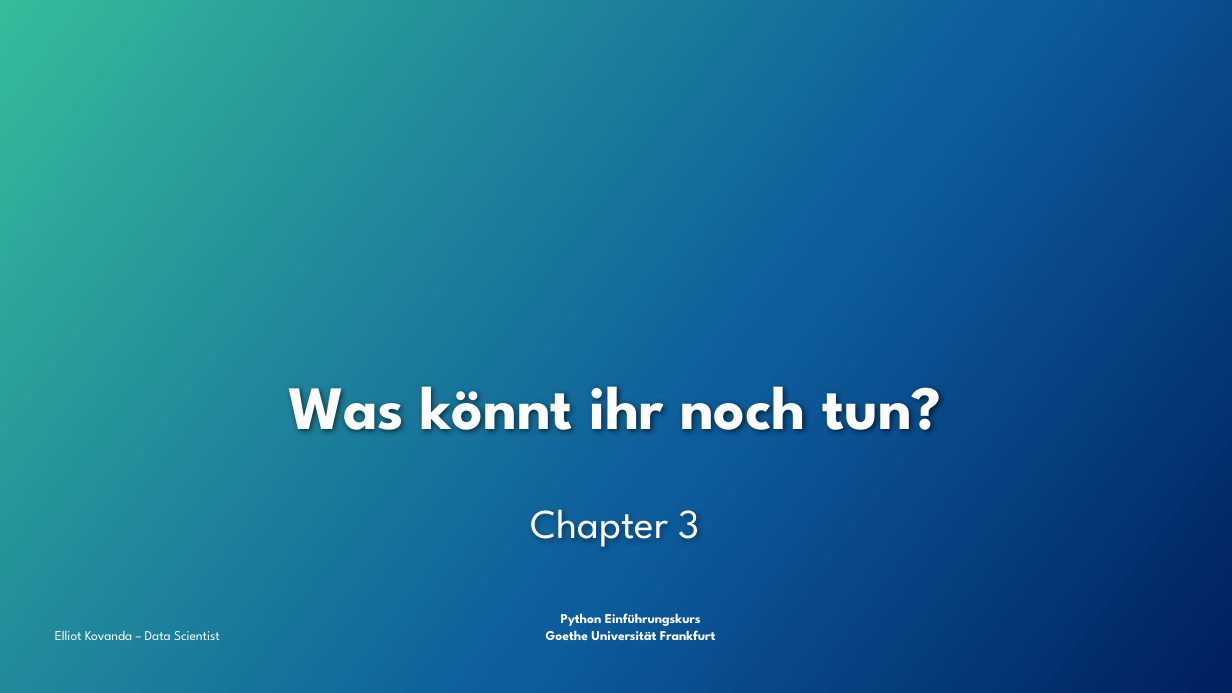
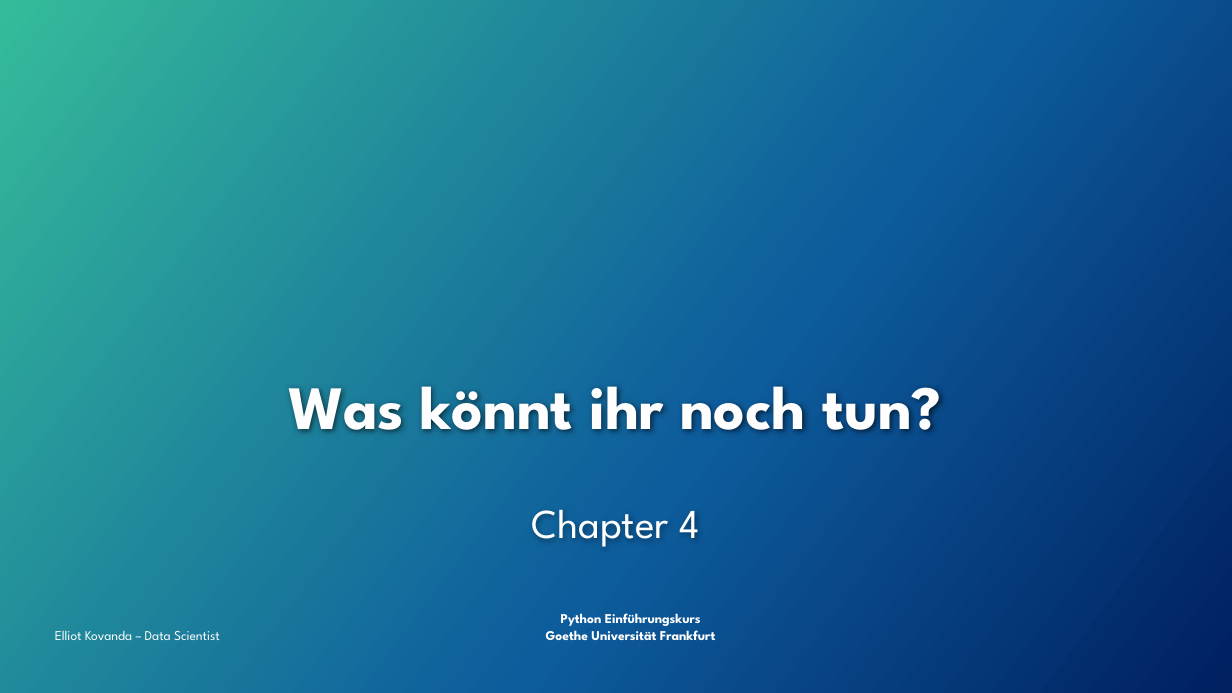
Before and after one commit to ekovanda/python_data_intro, a slide deck: slide 28 of Python_Datenanalyse.pptx (slide 22 before the commit). Drawn at 1232x693 pixels with LibreOffice and Linux fonts; fonts in the diff are those of the drawing; background and template pictures are left out. Boxes give left, top, right and bottom in pixels: in the first picture for what was removed or moved away, otherwise in the second. Text is boxed around its words. In the diff, an @@ line names an element or a change of style, - is before the commit and + after.

```diff
--- a/Python_Datenanalyse.pptx
+++ b/Python_Datenanalyse.pptx
@@ text at (531, 509, 699, 547): text changed @@
-Chapter 3
+Chapter 4
```
Also in this commit, not shown: 3 other slides changed, 6 slides added, 1 slide removed, 20 other files.
